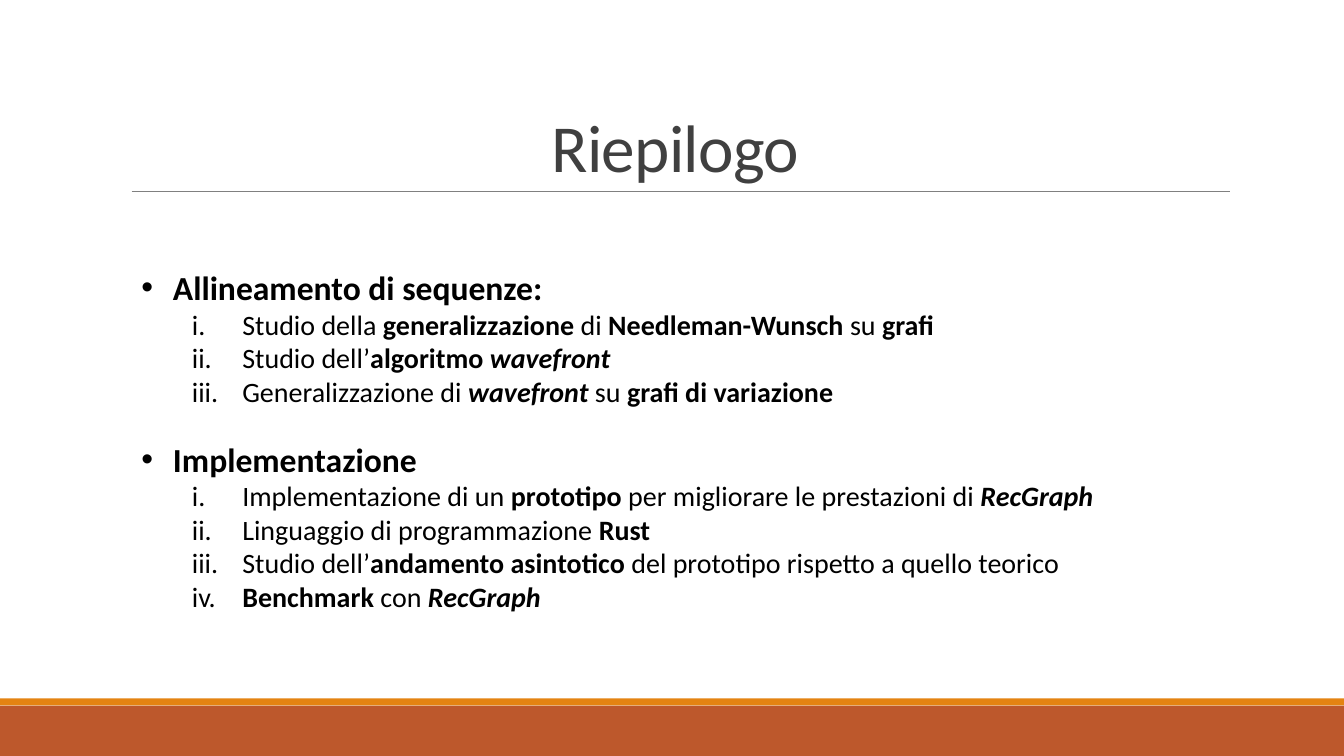
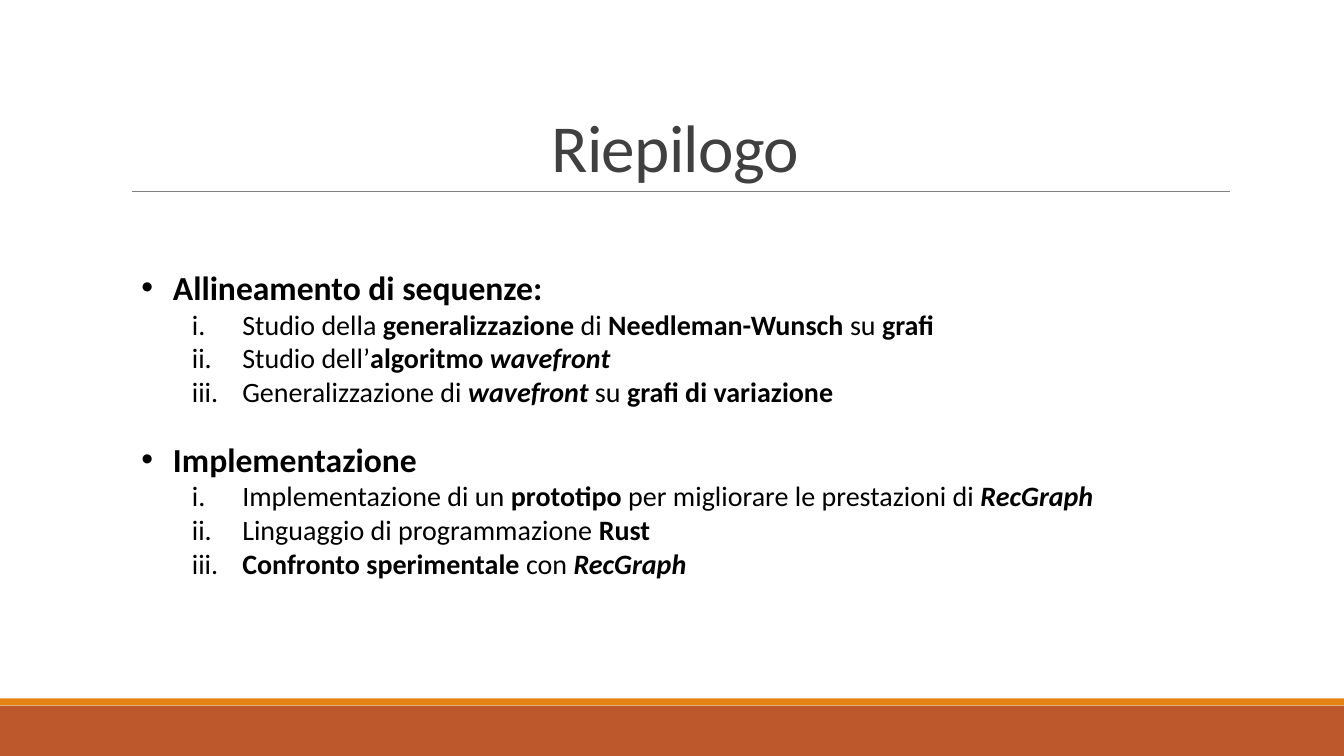
Before and after one commit to iFoxz17/WF_Recgraph, a slide deck: slide 17 of thesis_presentation.pptx (slide 11 before the commit). Drawn at 1344x756 pixels with LibreOffice and Linux fonts; fonts in the diff are those of the drawing; background and template pictures are left out. Boxes give left, top, right and bottom in pixels: in the first picture for what was removed or moved away, otherwise in the second. Text is boxed around its words. In the diff, an @@ line names an element or a change of style, - is before the commit and + after.

```diff
--- a/thesis_presentation.pptx
+++ b/thesis_presentation.pptx
@@ text at [242, 554, 687, 579]: text changed; bold on @@
-  iii. Studio dell’andamento asintotico del prototipo rispetto a quello teorico
-  iv. Benchmark con RecGraph
+  iii. Confronto sperimentale con RecGraph
```
Also in this commit, not shown: 8 other slides changed, 7 slides added, 1 slide removed, 1 other file.
